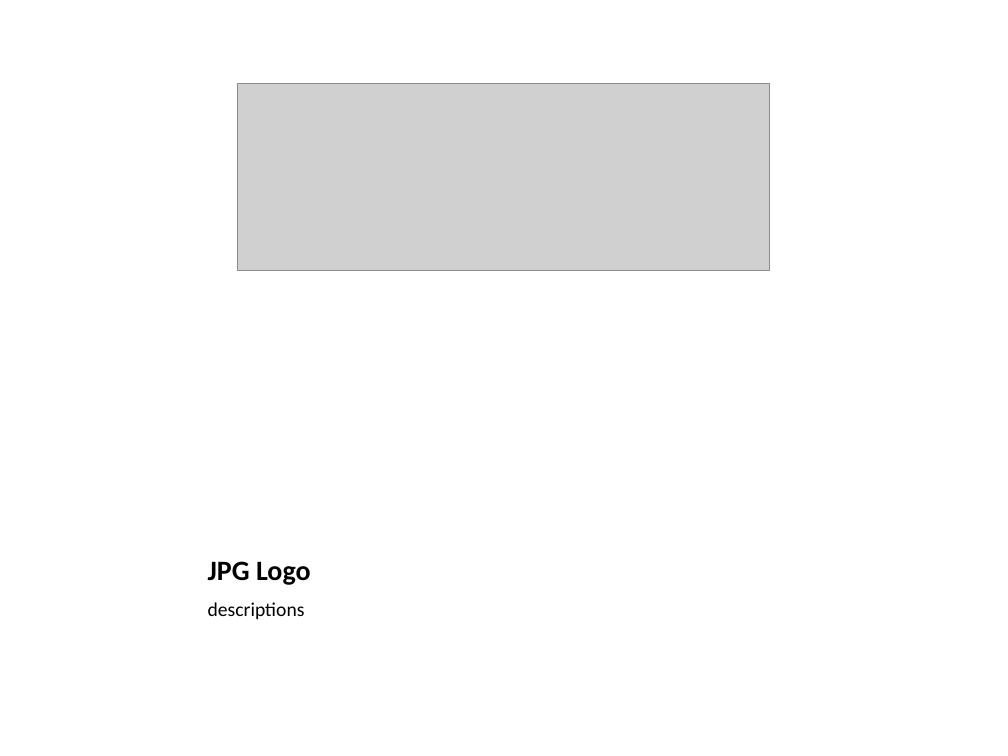
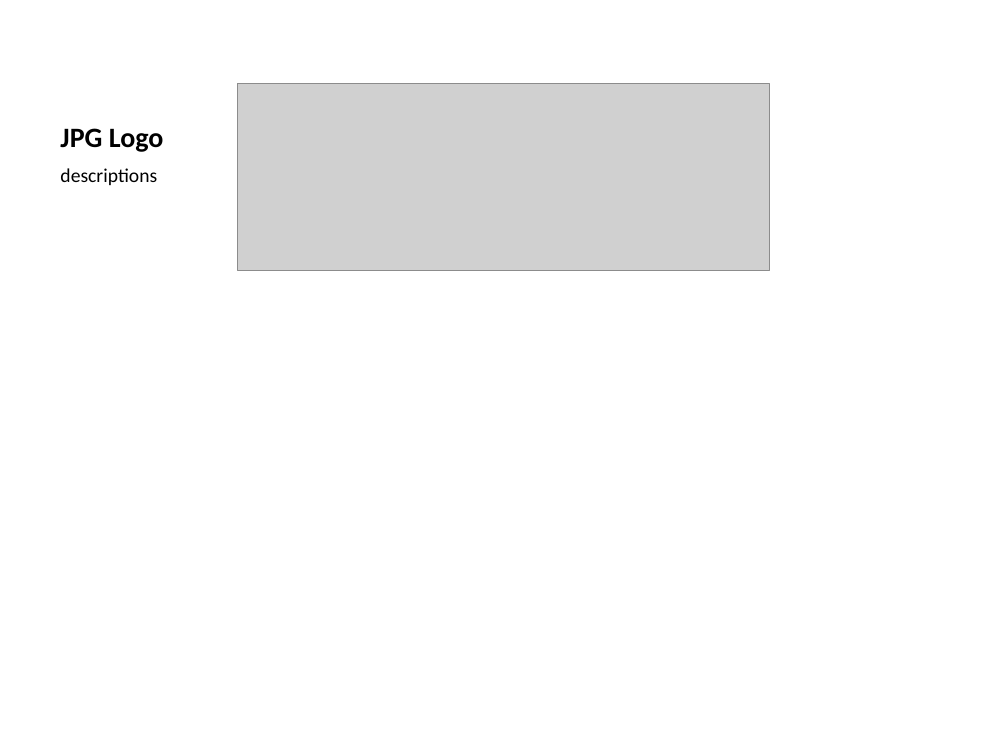
Before and after one commit to pythonicrubyist/powerpoint, a slide deck: slide 8 of samples/pptx/sample.pptx. Drawn at 1008x756 pixels with LibreOffice and Linux fonts; fonts in the diff are those of the drawing; grey boxes stand for pictures. Boxes give left, top, right and bottom in pixels: in the first picture for what was removed or moved away, otherwise in the second. Text is boxed around its words. In the diff, an @@ line names an element or a change of style, - is before the commit and + after.

```diff
--- a/samples/pptx/sample.pptx
+++ b/samples/pptx/sample.pptx
@@ title "JPG Logo": place and size @@
-title "JPG Logo" at <box>208,561,311,585</box>
+title "JPG Logo" at <box>60,128,164,152</box>
@@ text "descriptions": place and size @@
-text "descriptions" at <box>208,602,305,619</box>
+text "descriptions" at <box>60,168,157,185</box>
```
Also in this commit, not shown: 6 other slides changed, 1 slide added, 6 other files.
